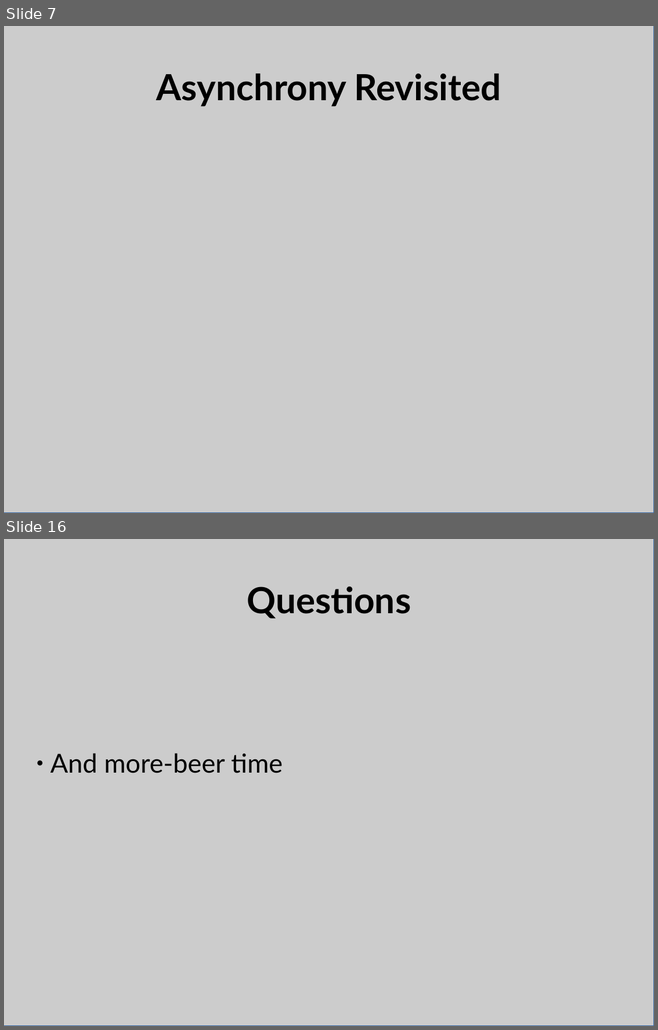
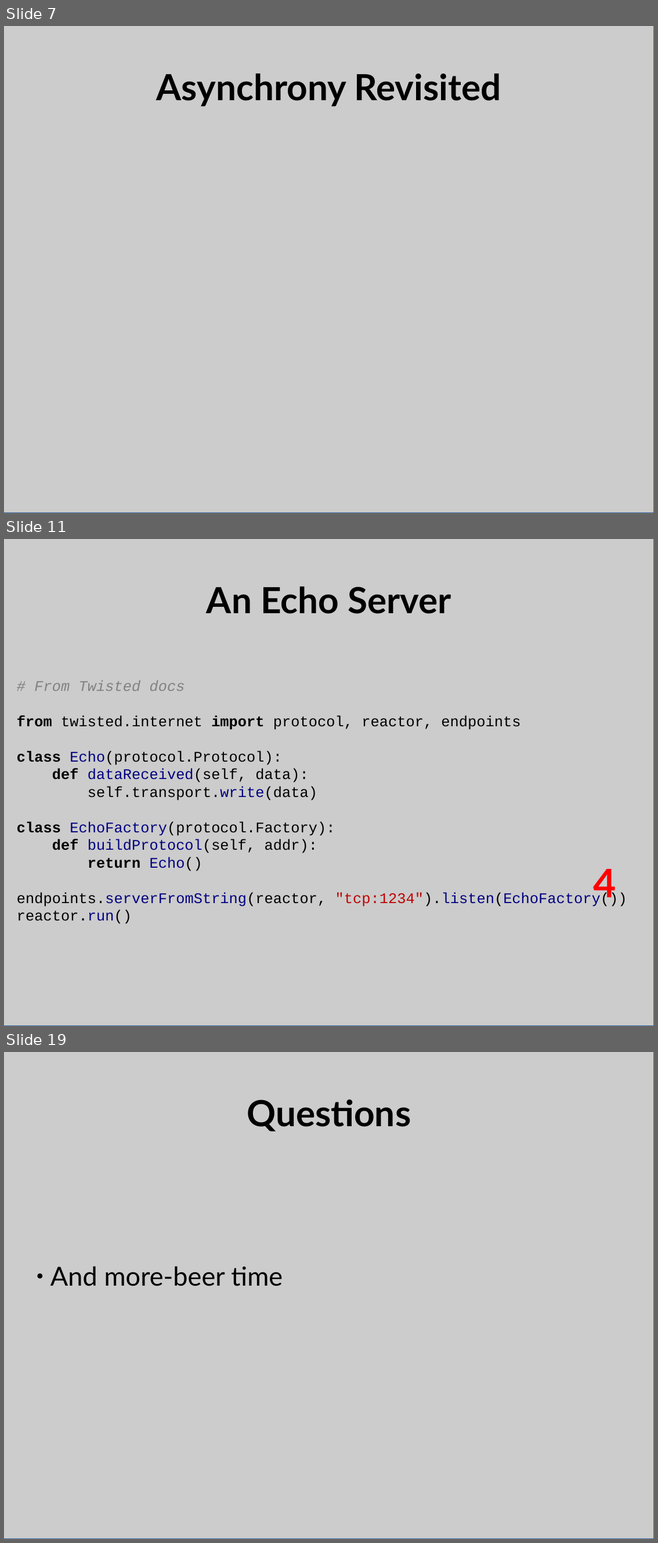
Before and after one commit to bpetering/linuxsa-talk-twisted, a slide deck: twisted_talk.odp. Shown one above the other, each under a label of ours: slides 7 and 16 before the commit, slides 7, 11 and 19 after it; the slides between them are not shown. The pictures are 658x1030 and 658x1543 pixels, drawn with LibreOffice and Linux fonts; fonts in the diff are those of the drawing. Boxes give left, top, right and bottom in pixels: in the first picture for what was removed or moved away, otherwise in the second. Text is boxed around its words. In the diff, an @@ line names an element or a change of style, - is before the commit and + after.

Commit message:
Add IRC server code and update slides

```diff
--- a/twisted_talk.odp
+++ b/twisted_talk.odp
@@ slide 11 added at (4,539,654,1026), background #FFFFFF @@
@@ rectangle added at (4,539,654,1026), fill #CCCCCC, outline #3465A4 0 pt @@
@@ title added at (206,587,451,614), 44 pt, text #000000, bold @@
+An Echo Server
@@ text added at (17,681,627,924), 18 pt, text #000000 @@
+# From Twisted docs
+from twisted.internet import protocol, reactor, endpoints
+class Echo(protocol.Protocol):
+def dataReceived(self, data):
+self.transport.write(data)
+class EchoFactory(protocol.Factory):
+def buildProtocol(self, addr):
+return Echo()
+endpoints.serverFromString(reactor, "tcp:1234").listen(EchoFactory())
+reactor.run()
@@ text added at (593,869,615,905), 48 pt, text #FF0000, bold @@
+4
@@ what was slide 16 is now slide 19 @@
```
Also in this commit, not shown: 7 slides changed, 8 other slides added, 6 slides removed, 4 other files.
